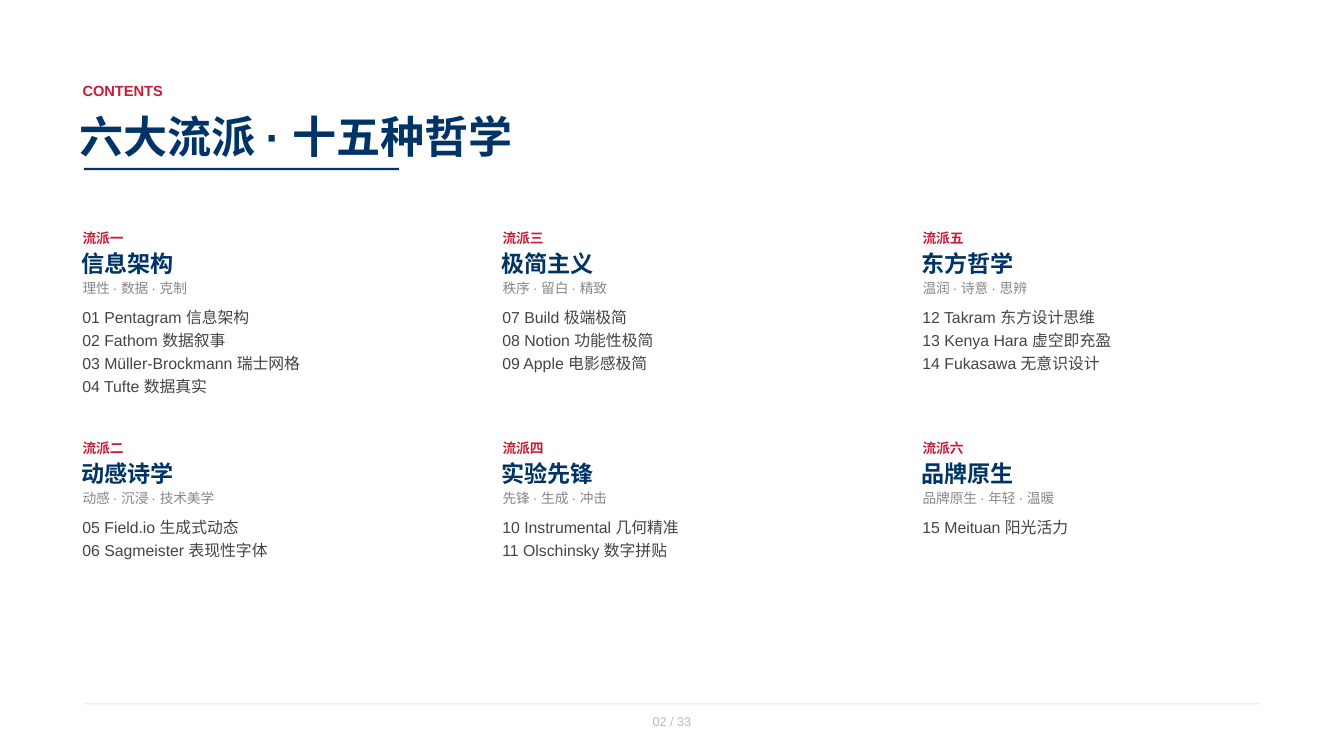
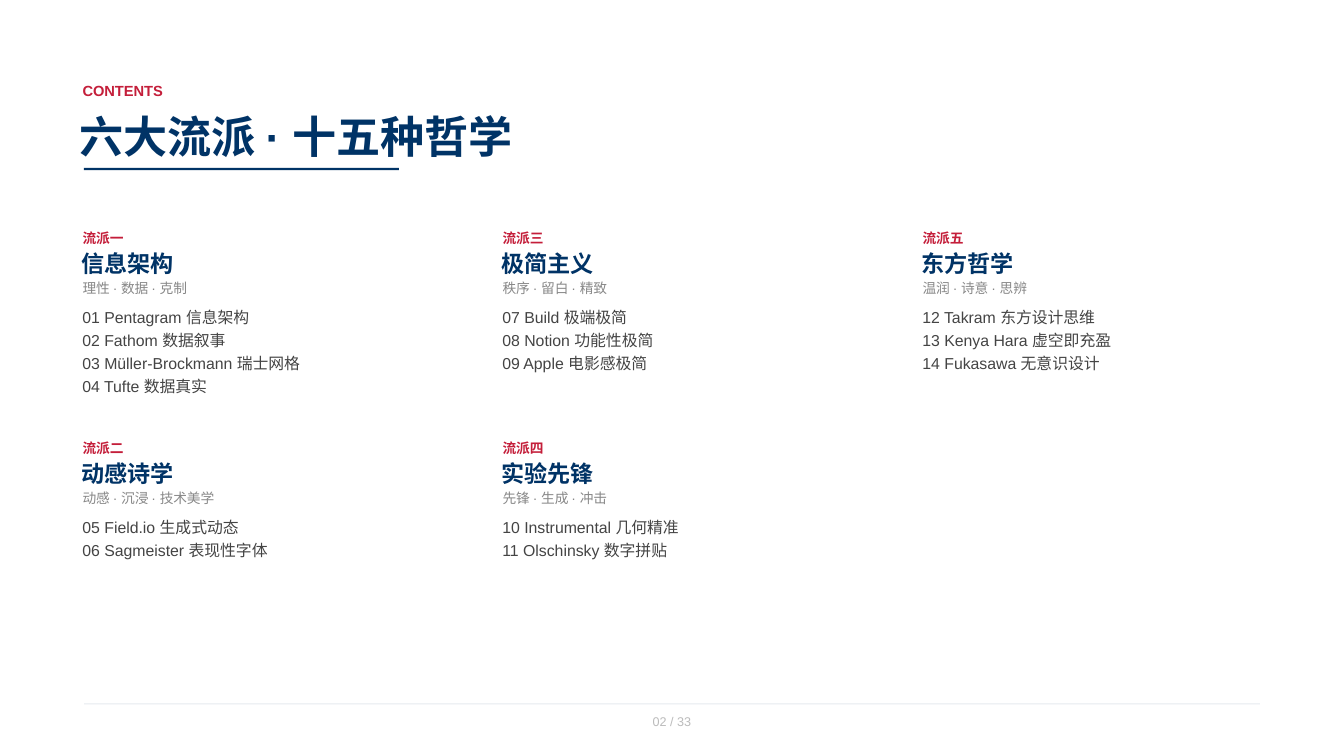
Before and after one commit to muippt/mu-ippt, a slide deck: slide 2 of examples/design-philosophies/muippt-design-philosophies_202606.pptx. Drawn at 1344x756 pixels with LibreOffice and Linux fonts; fonts in the diff are those of the drawing. Boxes give left, top, right and bottom in pixels: in the first picture for what was removed or moved away, otherwise in the second. Text is boxed around its words. In the diff, an @@ line names an element or a change of style, - is before the commit and + after.

Commit message:
update: refresh design philosophies PPTX example

```diff
--- a/examples/design-philosophies/muippt-design-philosophies_202606.pptx
+++ b/examples/design-philosophies/muippt-design-philosophies_202606.pptx
@@ text removed at [923,441,964,454] @@
-流派六
@@ text removed at [922,462,1014,484] @@
-品牌原生
@@ text removed at [923,491,1054,504] @@
-品牌原生 · 年轻 · 温暖
@@ text removed at [922,519,1068,535] @@
-15 Meituan 阳光活力
```
